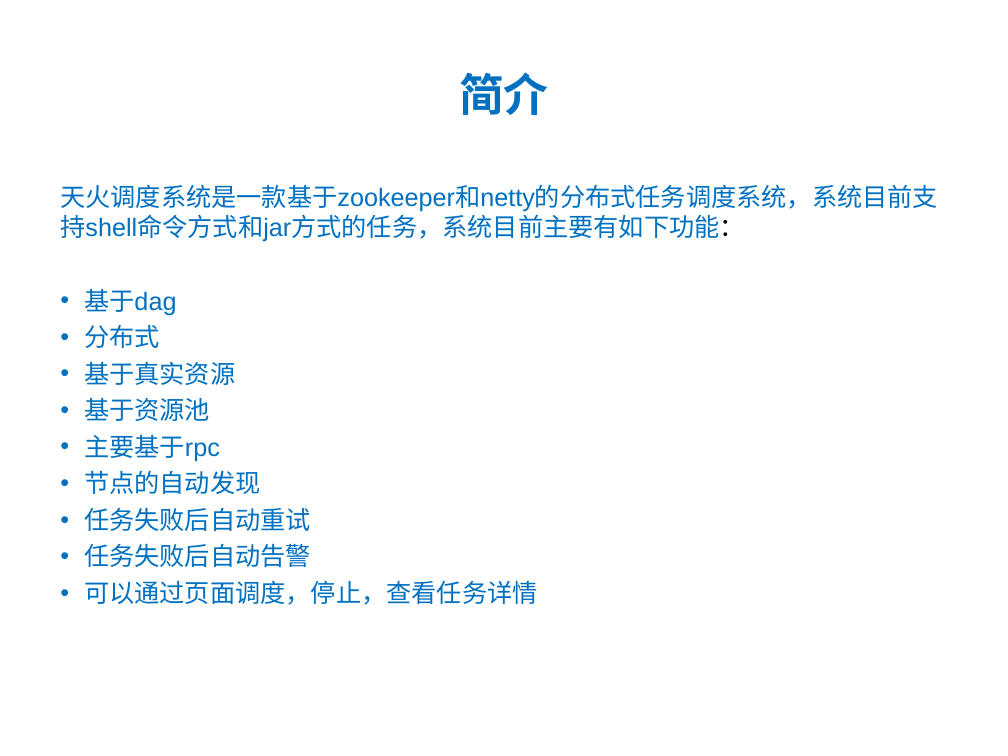
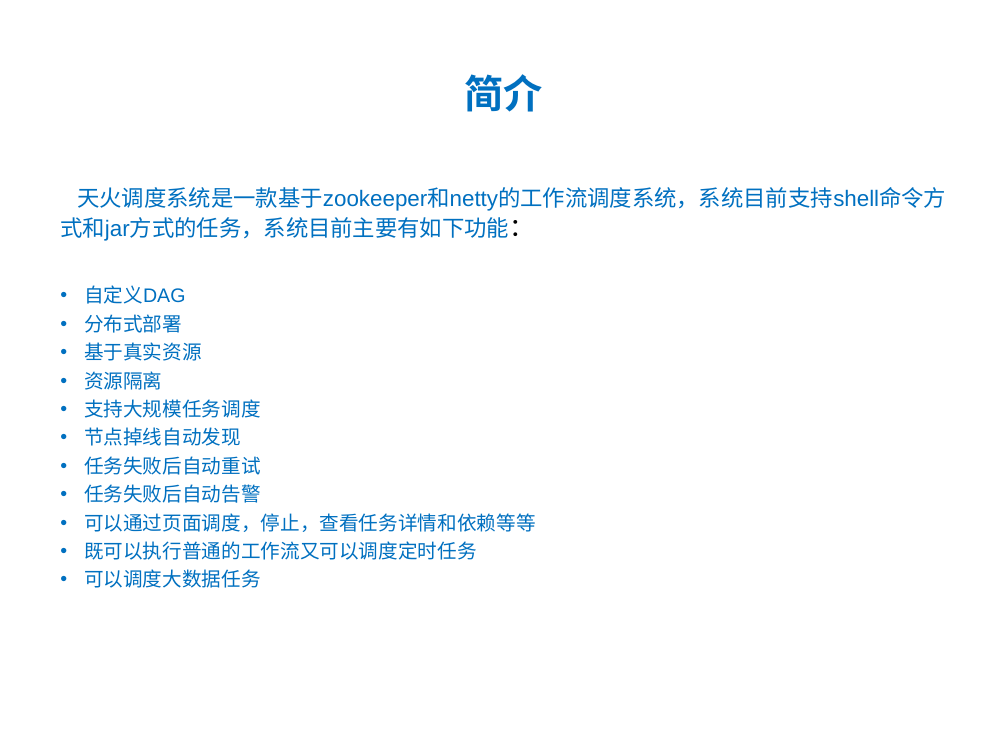
Before and after one commit to ylpu/distribute-scheduler, a slide deck: slide 3 of files/dis-scheduler.ppt. Drawn at 1008x756 pixels with LibreOffice and Linux fonts; fonts in the diff are those of the drawing. Boxes give left, top, right and bottom in pixels: in the first picture for what was removed or moved away, otherwise in the second. Text is boxed around its words. In the diff, an @@ line names an element or a change of style, - is before the commit and + after.

```diff
--- a/files/dis-scheduler.ppt
+++ b/files/dis-scheduler.ppt
@@ title "简介" at (x1=465, y1=74, x2=543, y2=112): size 32 to 28 pt @@
@@ text at (x1=60, y1=187, x2=946, y2=333): text changed; size 18 to 16 pt @@
-天火调度系统是一款基于zookeeper和netty的分布式任务调度系统，系统目前支持shell命令方式和jar方式的任务，系统目前主要有如下功能：
-• 基于dag
-• 分布式
+天火调度系统是一款基于zookeeper和netty的工作流调度系统，系统目前支持shell命令方式和jar方式的任务，系统目前主要有如下功能：
+• 自定义DAG
+• 分布式部署
@@ text at (x1=84, y1=342, x2=261, y2=503): size 18 to 14 pt in "基于真实资源", "任务失败后自动重试", "任务失败后自动告警"; less space between paragraphs @@
@@ text at (x1=84, y1=371, x2=261, y2=446): text changed; size 18 to 14 pt @@
-• 基于资源池
-• 主要基于rpc
-• 节点的自动发现
+• 资源隔离
+• 支持大规模任务调度
+• 节点掉线自动发现
@@ text at (x1=84, y1=513, x2=536, y2=588): text changed; size 18 to 14 pt @@
-• 可以通过页面调度，停止，查看任务详情
+• 可以通过页面调度，停止，查看任务详情和依赖等等
+• 既可以执行普通的工作流又可以调度定时任务
+• 可以调度大数据任务
```
Also in this commit, not shown: 7 other slides changed, 3 slides added, 7 other files.
